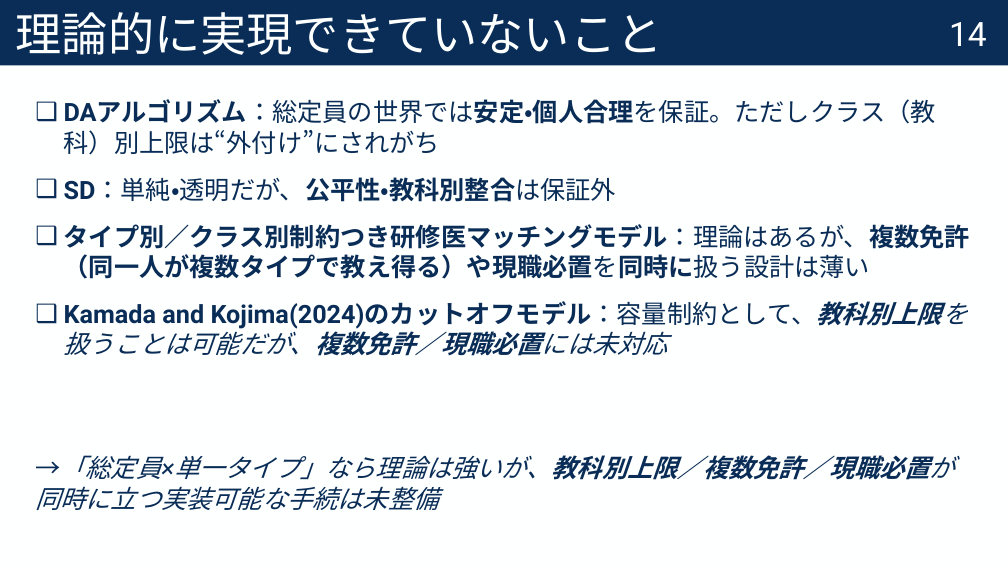
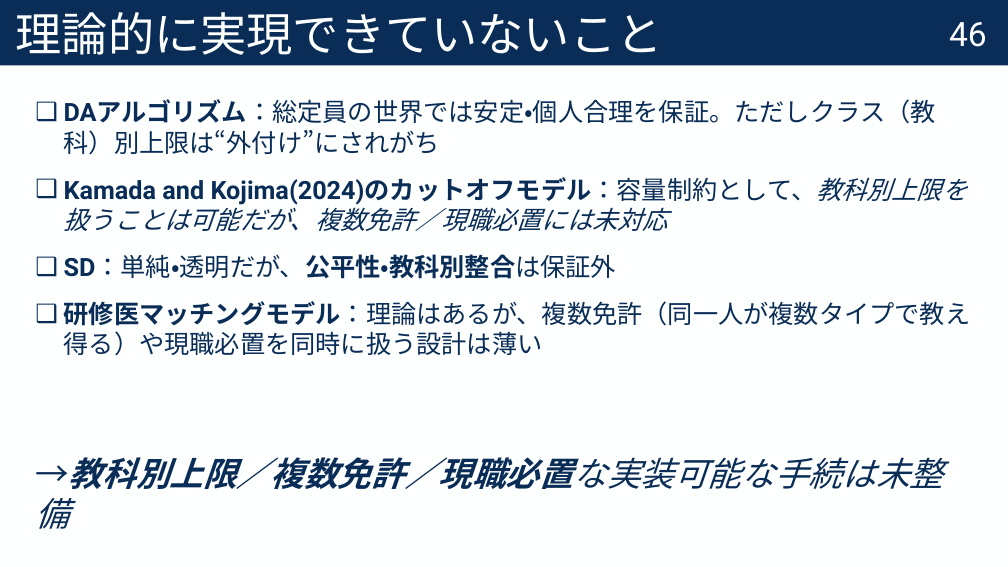
Before and after one commit to Krminfinity/master-thesis-2025, a slide deck: slide 47 of 修正コメント付き_修士論文中間報告.pptx (slide 15 before the commit). Drawn at 1008x567 pixels with LibreOffice and Linux fonts; fonts in the diff are those of the drawing. Boxes give left, top, right and bottom in pixels: in the first picture for what was removed or moved away, otherwise in the second. Text is boxed around its words. In the diff, an @@ line names an element or a change of style, - is before the commit and + after.

```diff
--- a/修正コメント付き_修士論文中間報告.pptx
+++ b/修正コメント付き_修士論文中間報告.pptx
@@ page number at bbox=[949, 22, 987, 47]: text changed @@
-14
+46
@@ text at bbox=[64, 99, 936, 155]: bold off in "DAアルゴリズム：総定員の世界では安定・個人合理を保証。ただしクラス（教科）別上限は“外付け”にされがち" @@
@@ text at bbox=[64, 177, 967, 231]: paragraph added @@
+❑ Kamada and Kojima(2024)のカットオフモデル：容量制約として、教科別上限を扱うことは可能だが、複数免許／現職必置には未対応
@@ text at bbox=[35, 301, 971, 529]: text changed; bold off @@
-❑ タイプ別／クラス別制約つき研修医マッチングモデル：理論はあるが、複数免許（同一人が複数タイプで教え得る）や現職必置を同時に扱う設計は薄い
-❑ Kamada and Kojima(2024)のカットオフモデル：容量制約として、教科別上限を扱うことは可能だが、複数免許／現職必置には未対応
-→「総定員×単一タイプ」なら理論は強いが、教科別上限／複数免許／現職必置が同時に立つ実装可能な手続は未整備
+❑ 研修医マッチングモデル：理論はあるが、複数免許（同一人が複数タイプで教え得る）や現職必置を同時に扱う設計は薄い
+→教科別上限／複数免許／現職必置な実装可能な手続は未整備
```
Also in this commit, not shown: 71 other slides changed, 14 slides added, 1 slide removed.
